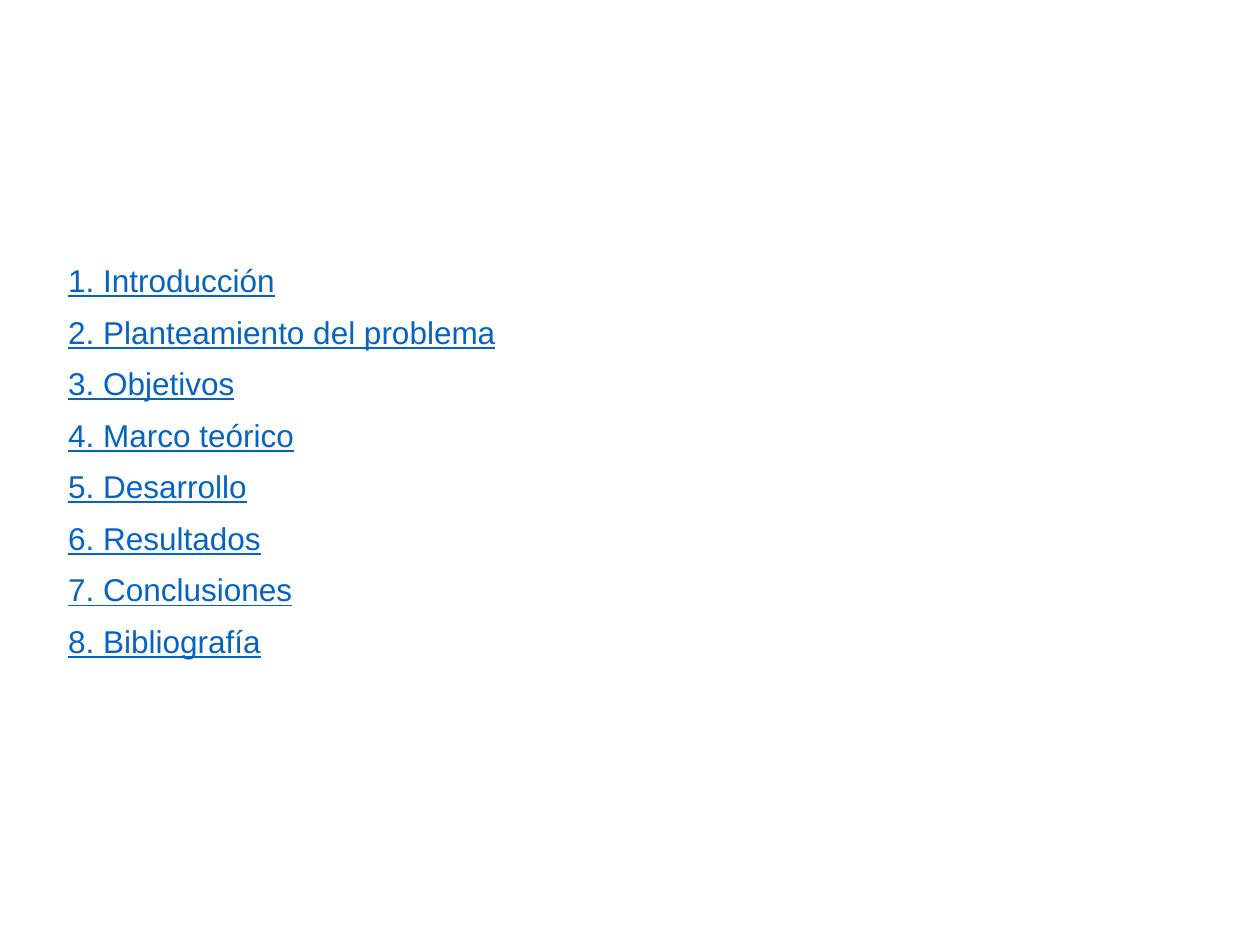
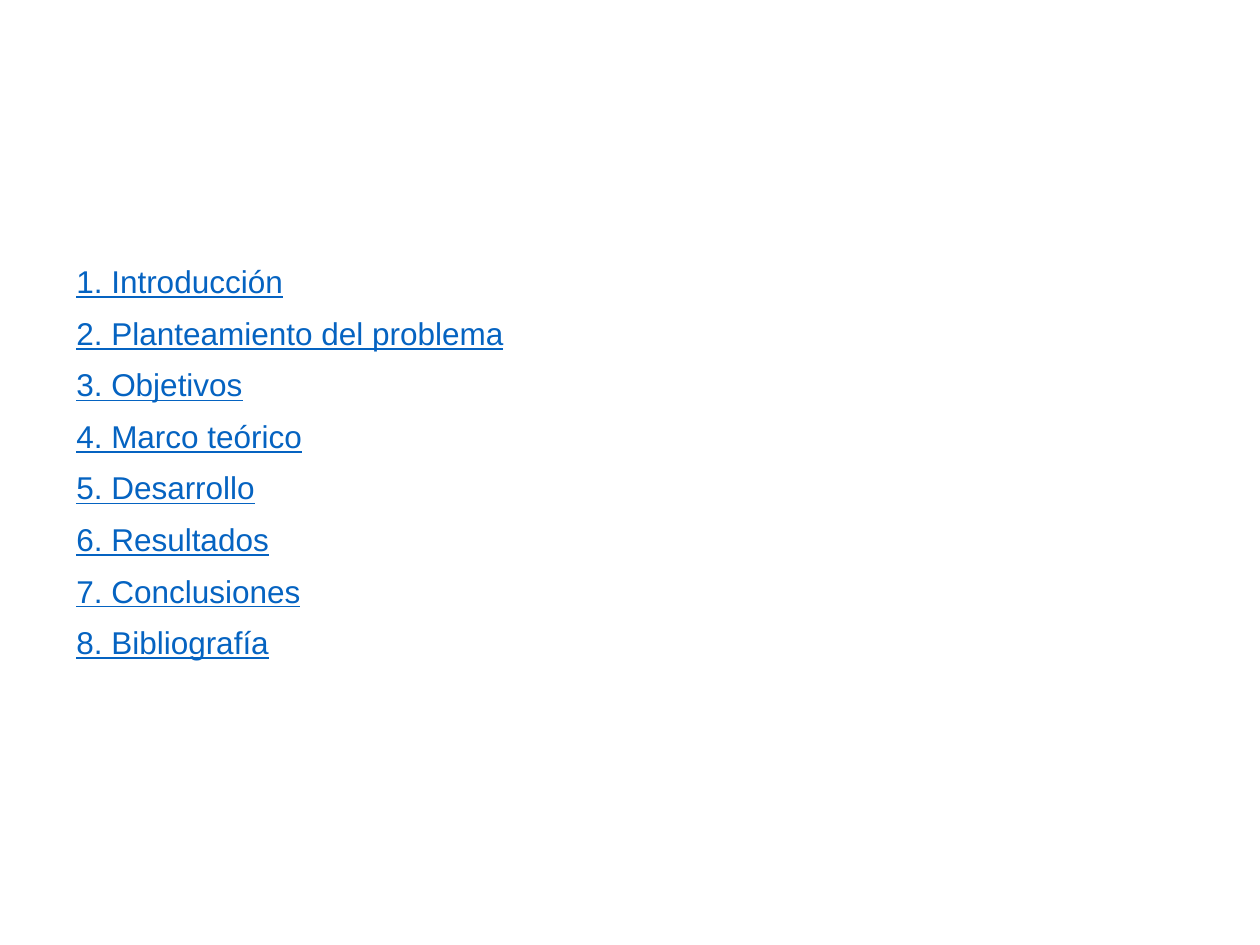
Before and after one commit to cristianpazu/Proyecto-Sanambiente, a slide deck: slide 3 of Documentos de ponencias en eventos/Tecnotic 2019/Exposición - Tecnotic 2019.pptx. Drawn at 1260x945 pixels with LibreOffice and Linux fonts; fonts in the diff are those of the drawing; background and template pictures are left out. Boxes give left, top, right and bottom in pixels: in the first picture for what was removed or moved away, otherwise in the second. Text is boxed around its words. In the diff, an @@ line names an element or a change of style, - is before the commit and + after.

```diff
--- a/Documentos de ponencias en eventos/Tecnotic 2019/Exposición - Tecnotic 2019.pptx
+++ b/Documentos de ponencias en eventos/Tecnotic 2019/Exposición - Tecnotic 2019.pptx
@@ text "1. Introducción": place and size @@
-text "1. Introducción" at bbox=[68, 268, 495, 659]
+text "1. Introducción" at bbox=[76, 269, 503, 660]
```
Also in this commit, not shown: 8 other slides changed.
